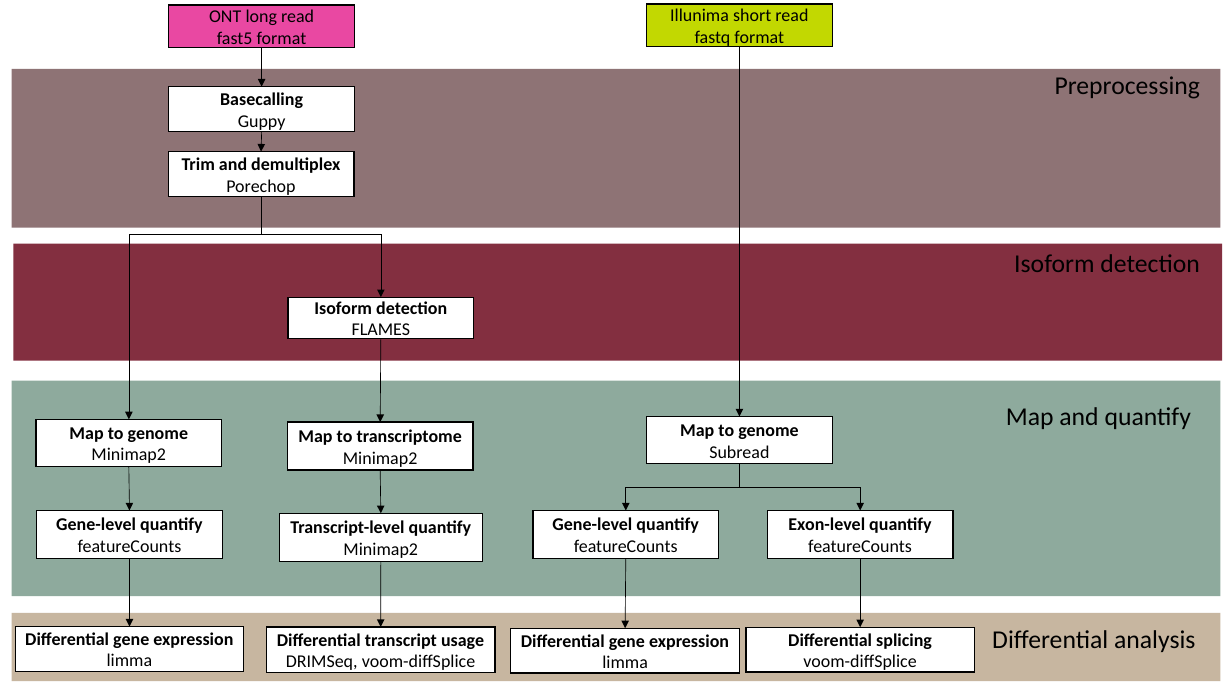
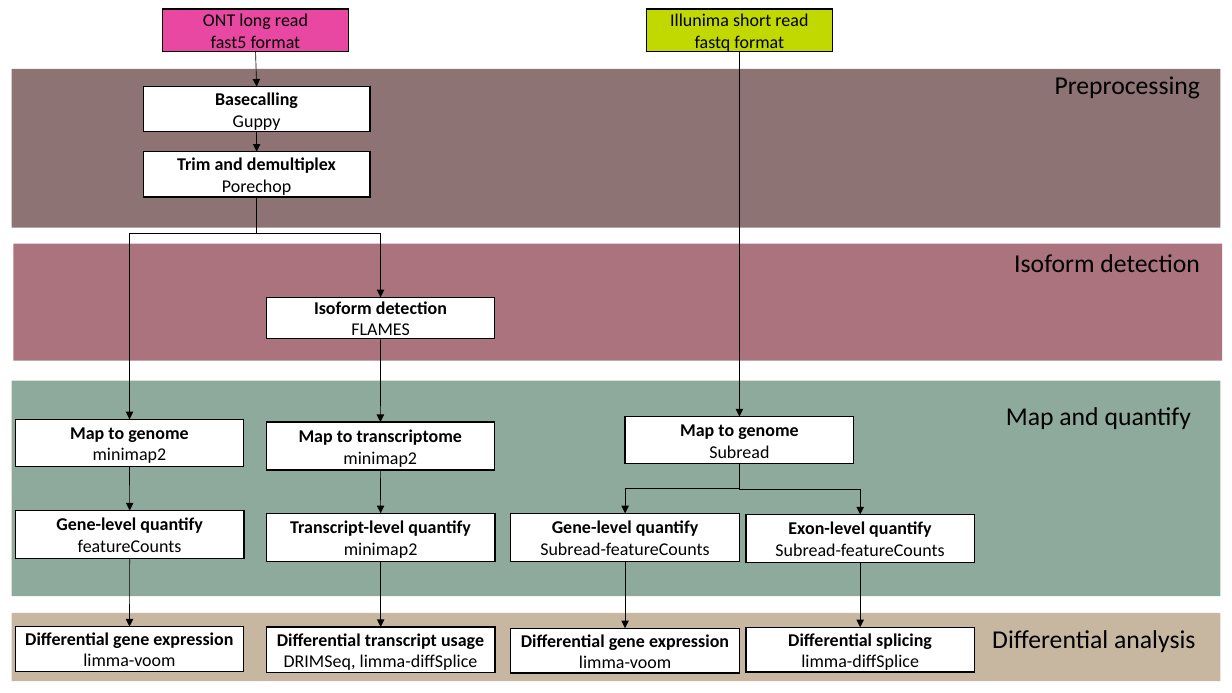
Before and after one commit to XueyiDong/LongReadRNA, a slide deck: slide 2 of figs/plot1.pptx. Drawn at 1232x693 pixels with LibreOffice and Linux fonts; fonts in the diff are those of the drawing. Boxes give left, top, right and bottom in pixels: in the first picture for what was removed or moved away, otherwise in the second. Text is boxed around its words. In the diff, an @@ line names an element or a change of style, - is before the commit and + after.

```diff
--- a/figs/plot1.pptx
+++ b/figs/plot1.pptx
@@ rectangle "ONT long read": place and size @@
-rectangle "ONT long read" at [169, 6, 355, 48]
+rectangle "ONT long read" at [163, 9, 348, 52]
@@ rectangle "Illunima short read": place and size @@
-rectangle "Illunima short read" at [647, 4, 833, 46]
+rectangle "Illunima short read" at [647, 9, 833, 52]
@@ arrow moved from (262, 48) - (262, 87) to (256, 52) - (257, 87) @@
@@ arrow moved from (739, 47) - (739, 417) to (739, 52) - (739, 417) @@
@@ rectangle "Basecalling": place and size @@
-rectangle "Basecalling" at [169, 87, 355, 132]
+rectangle "Basecalling" at [143, 87, 370, 132]
@@ arrow moved from (262, 132) - (262, 152) to (257, 132) - (257, 152) @@
@@ rectangle "Trim and demultiplex": place and size @@
-rectangle "Trim and demultiplex" at [168, 152, 354, 197]
+rectangle "Trim and demultiplex" at [143, 152, 370, 197]
@@ elbow arrow moved from (262, 197) - (128, 420) to (257, 197) - (129, 420) @@
@@ elbow arrow moved from (262, 197) - (381, 298) to (257, 197) - (381, 298) @@
@@ rectangle at [13, 244, 1222, 361]: fill #832F40 to #832F40 at 67% opacity @@
@@ rectangle "Isoform detection": place and size @@
-rectangle "Isoform detection" at [288, 298, 474, 339]
+rectangle "Isoform detection" at [266, 298, 494, 339]
@@ rectangle "Map to genome": place and size @@
-rectangle "Map to genome" at [647, 417, 833, 464]
+rectangle "Map to genome" at [626, 417, 854, 464]
@@ rectangle "Map to genome": place and size @@
-rectangle "Map to genome" at [36, 420, 222, 467]
+rectangle "Map to genome" at [16, 420, 244, 467]
@@ text in rectangle at [93, 447, 167, 463]: text changed @@
-Minimap2
+minimap2
@@ rectangle "Map to transcriptome": place and size @@
-rectangle "Map to transcriptome" at [287, 422, 473, 470]
+rectangle "Map to transcriptome" at [266, 422, 494, 470]
@@ text in rectangle at [343, 451, 417, 467]: text changed @@
-Minimap2
+minimap2
@@ elbow arrow moved from (739, 464) - (626, 510) to (739, 464) - (626, 514) @@
@@ elbow arrow moved from (739, 464) - (860, 510) to (739, 464) - (860, 515) @@
@@ rectangle "Gene-level quantify": place and size @@
-rectangle "Gene-level quantify" at [37, 510, 223, 558]
+rectangle "Gene-level quantify" at [16, 510, 244, 558]
@@ rectangle "Transcript-level quantify": place and size @@
-rectangle "Transcript-level quantify" at [279, 513, 482, 561]
+rectangle "Transcript-level quantify" at [266, 513, 494, 561]
@@ rectangle "Gene-level quantify": place and size @@
-rectangle "Gene-level quantify" at [533, 510, 719, 558]
+rectangle "Gene-level quantify" at [511, 514, 739, 562]
@@ rectangle "Exon-level quantify": place and size @@
-rectangle "Exon-level quantify" at [767, 510, 953, 558]
+rectangle "Exon-level quantify" at [746, 515, 974, 563]
@@ text in rectangle at [344, 542, 418, 558]: text changed @@
-Minimap2
+minimap2
@@ text in rectangle at [540, 542, 709, 555]: text changed @@
-featureCounts
+Subread-featureCounts
@@ text in rectangle at [775, 543, 944, 556]: text changed @@
-featureCounts
+Subread-featureCounts
@@ arrow moved from (860, 558) - (860, 628) to (860, 563) - (860, 628) @@
@@ text in rectangle at [83, 653, 175, 672]: text changed @@
-limma
+limma-voom
@@ text in rectangle at [284, 654, 478, 673]: text changed @@
-DRIMSeq, voom-diffSplice
+DRIMSeq, limma-diffSplice
@@ text in rectangle at [579, 655, 671, 674]: text changed @@
-limma
+limma-voom
@@ text in rectangle at [801, 654, 919, 673]: text changed @@
-voom-diffSplice
+limma-diffSplice
```
Also in this commit, not shown: 19 other files.
